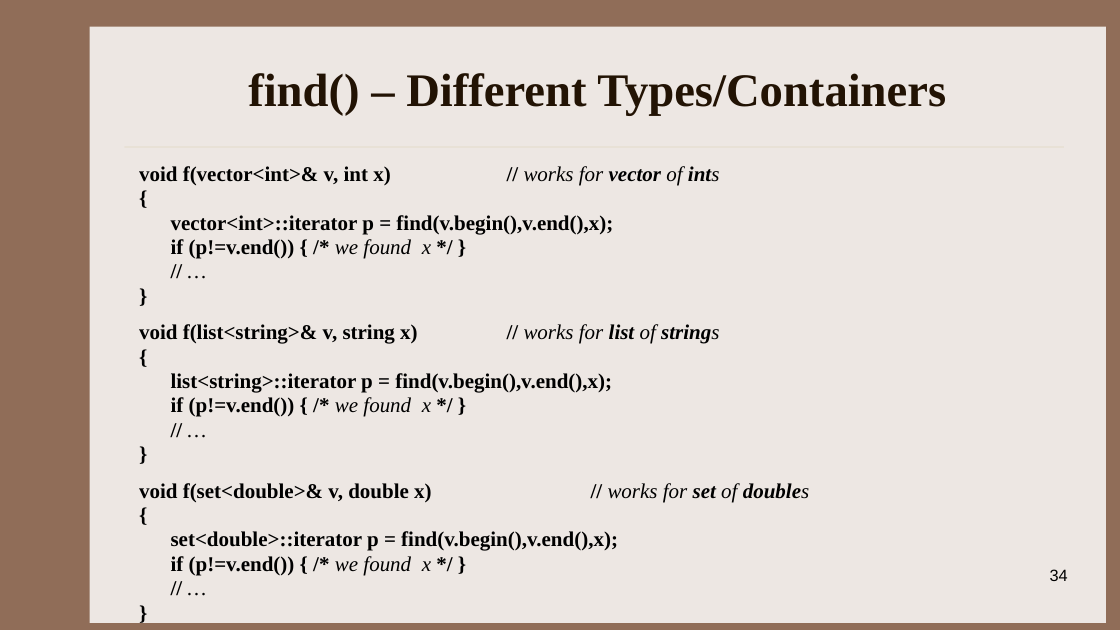
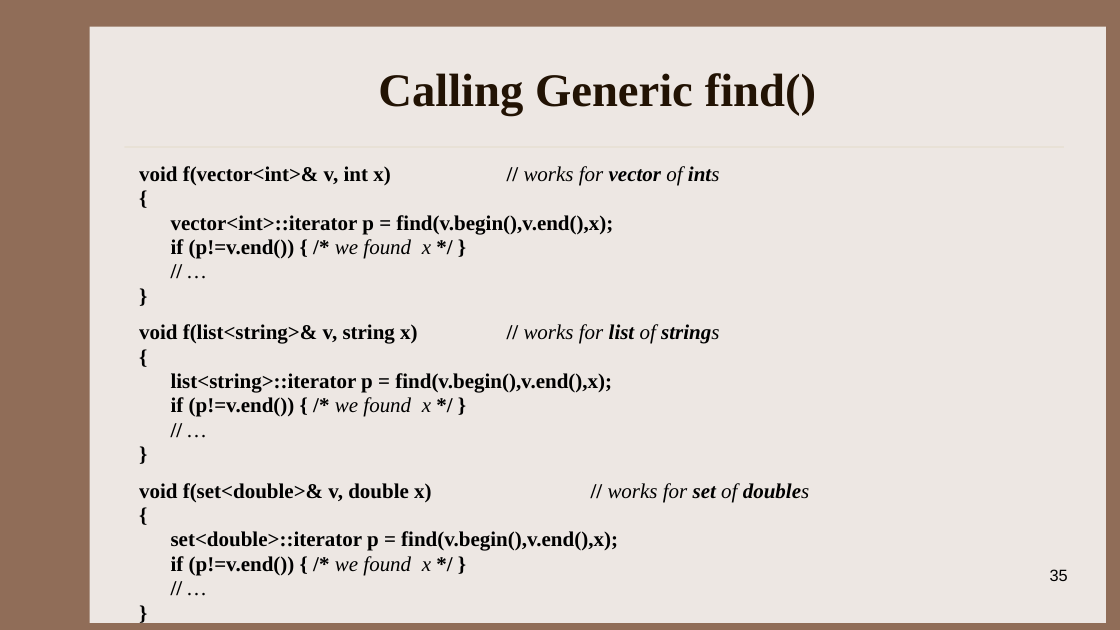
Before and after one commit to kapsitis/rbs-datastructures, a slide deck: slide 35 of slides/DS_Week04_01_Lists.pptx (slide 34 before the commit). Drawn at 1120x630 pixels with LibreOffice and Linux fonts; fonts in the diff are those of the drawing. Boxes give left, top, right and bottom in pixels: in the first picture for what was removed or moved away, otherwise in the second. Text is boxed around its words. In the diff, an @@ line names an element or a change of style, - is before the commit and + after.

```diff
--- a/slides/DS_Week04_01_Lists.pptx
+++ b/slides/DS_Week04_01_Lists.pptx
@@ title at (378,73,816,116): text changed @@
-find() – Different Types/Containers
+Calling Generic find()
@@ page number at (1050,569,1068,581): text changed @@
-34
+35
```
Also in this commit, not shown: 2 other slides changed, 6 other files.
